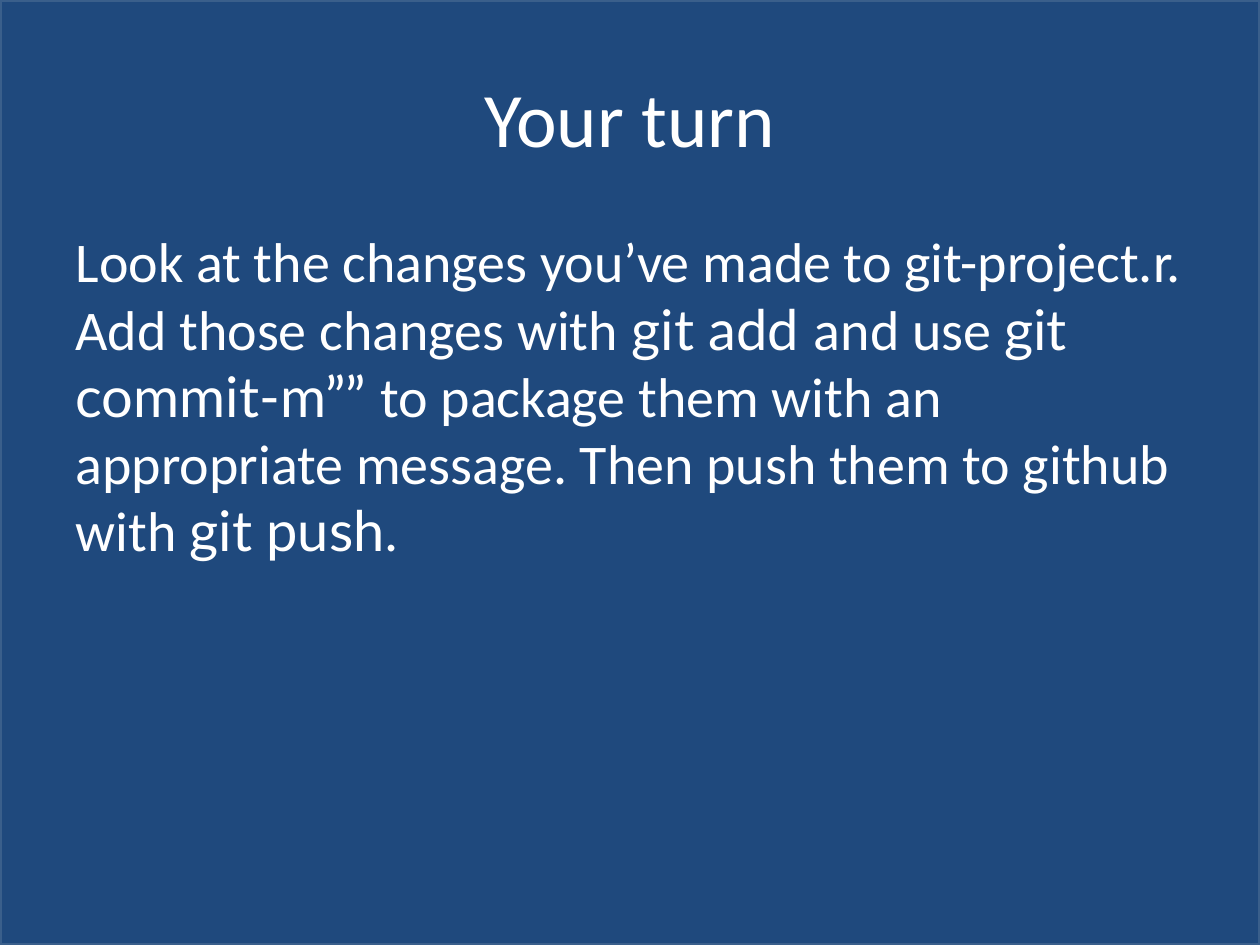
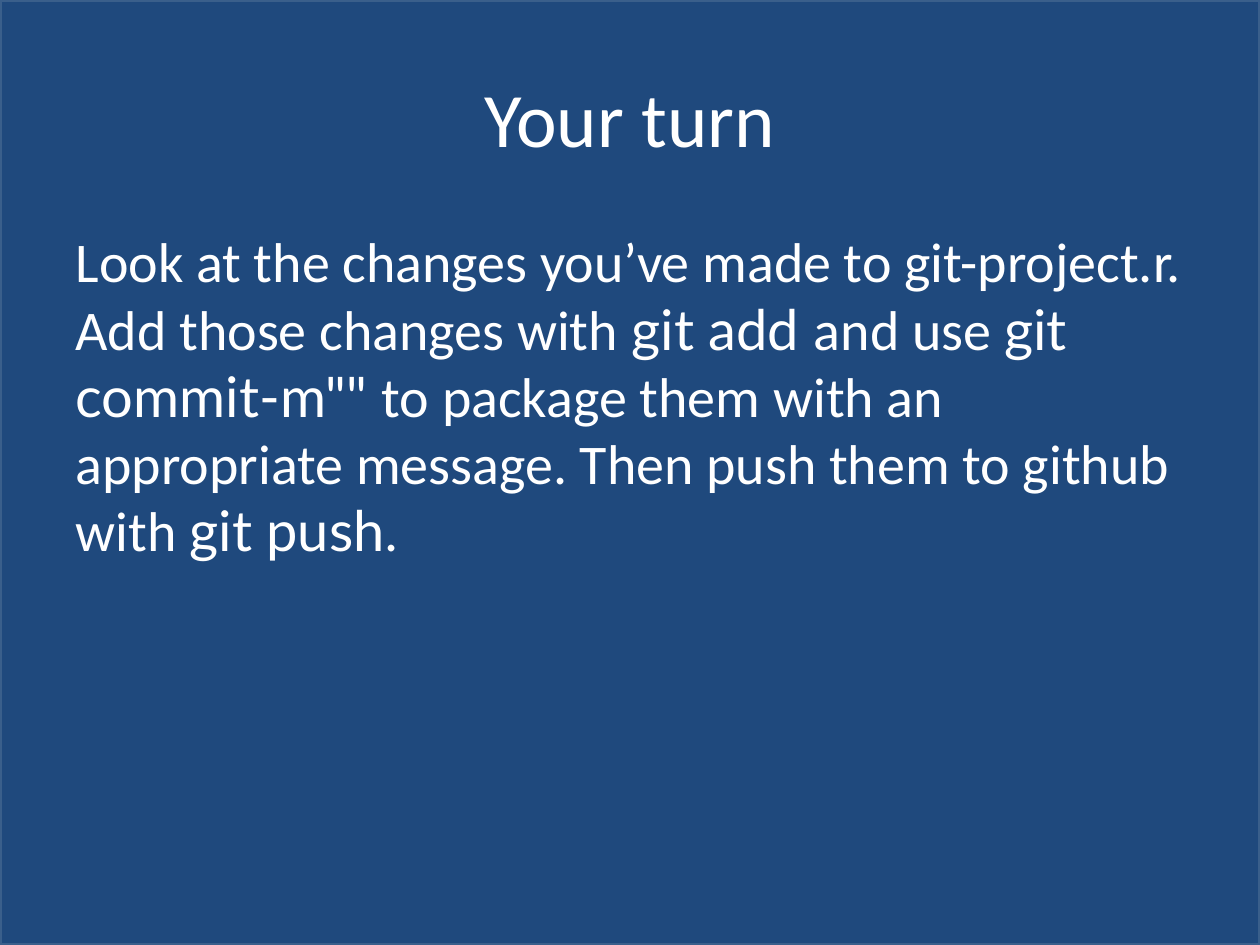
Before and after one commit to hadley/stat405-resources, a slide deck: slide 43 of git-lecture/Stat-405-git-lecture.pptx (slide 42 before the commit). Drawn at 1260x945 pixels with LibreOffice and Linux fonts; fonts in the diff are those of the drawing. Boxes give left, top, right and bottom in pixels: in the first picture for what was removed or moved away, otherwise in the second. Text is boxed around its words. In the diff, an @@ line names an element or a change of style, - is before the commit and + after.

```diff
--- a/git-lecture/Stat-405-git-lecture.pptx
+++ b/git-lecture/Stat-405-git-lecture.pptx
@@ text at bbox=[76, 242, 1181, 561]: text changed @@
-Look at the changes you’ve made to git-project.r. Add those changes with git add and use git commit-m”” to package them with an appropriate message. Then push them to github with git push.
+Look at the changes you’ve made to git-project.r. Add those changes with git add and use git commit-m"" to package them with an appropriate message. Then push them to github with git push.
```
Also in this commit, not shown: 13 other slides changed, 5 slides added, 1 slide removed, 1 other file.
